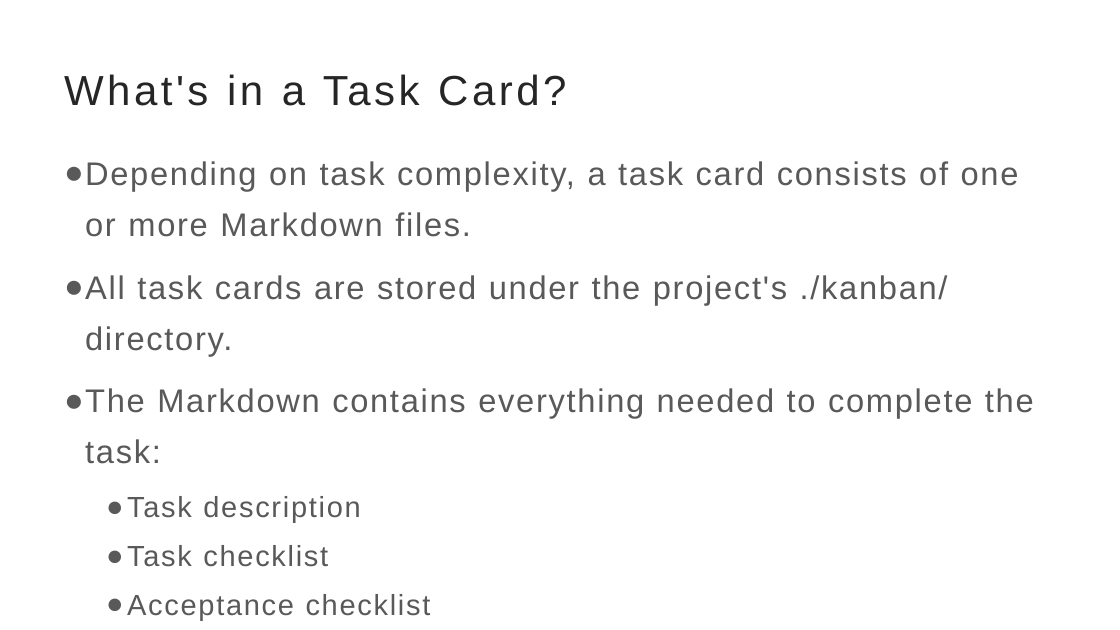
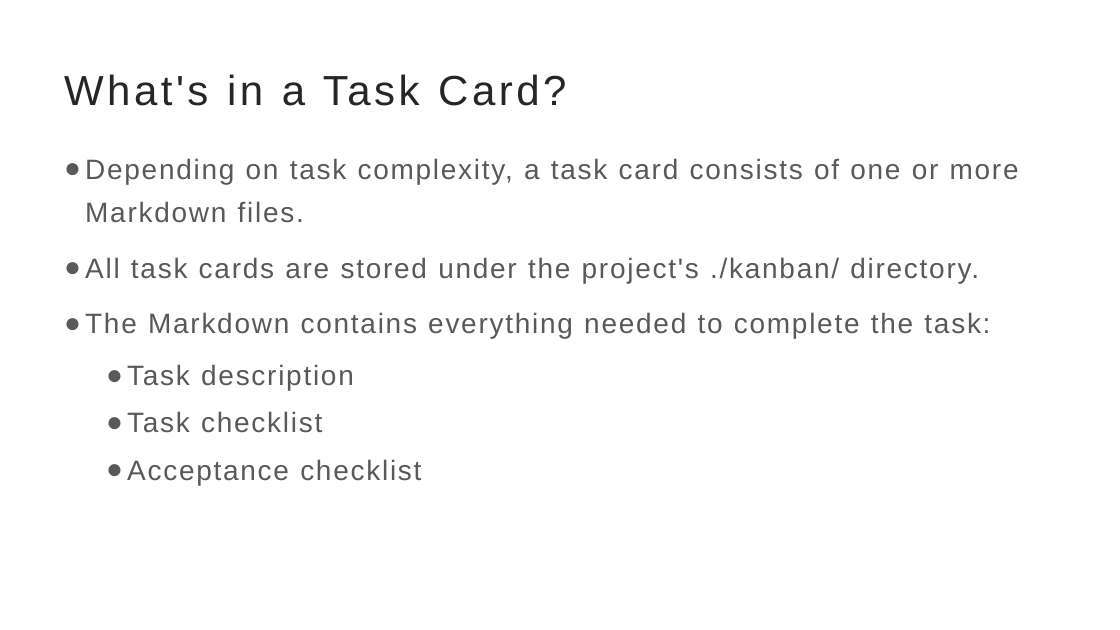
Before and after one commit to dualface/kander, a slide deck: slide 5 of docs/how-to-advance-tasks-efficiently-en.pptx. Drawn at 1120x630 pixels with LibreOffice and Linux fonts; fonts in the diff are those of the drawing. Boxes give left, top, right and bottom in pixels: in the first picture for what was removed or moved away, otherwise in the second. Text is boxed around its words. In the diff, an @@ line names an element or a change of style, - is before the commit and + after.

```diff
--- a/docs/how-to-advance-tasks-efficiently-en.pptx
+++ b/docs/how-to-advance-tasks-efficiently-en.pptx
@@ text "Depending on task complexity, a ..." at [85,158,1019,485]: size 28 to 24 pt in "Depending on task complexity, a task card ...", "All task cards are stored under the ...", "The Markdown contains everything needed to complete ..."; size 24.9 to 24 pt in "Task description", "Task checklist", "Acceptance checklist" @@
```
Also in this commit, not shown: 4 other files.
